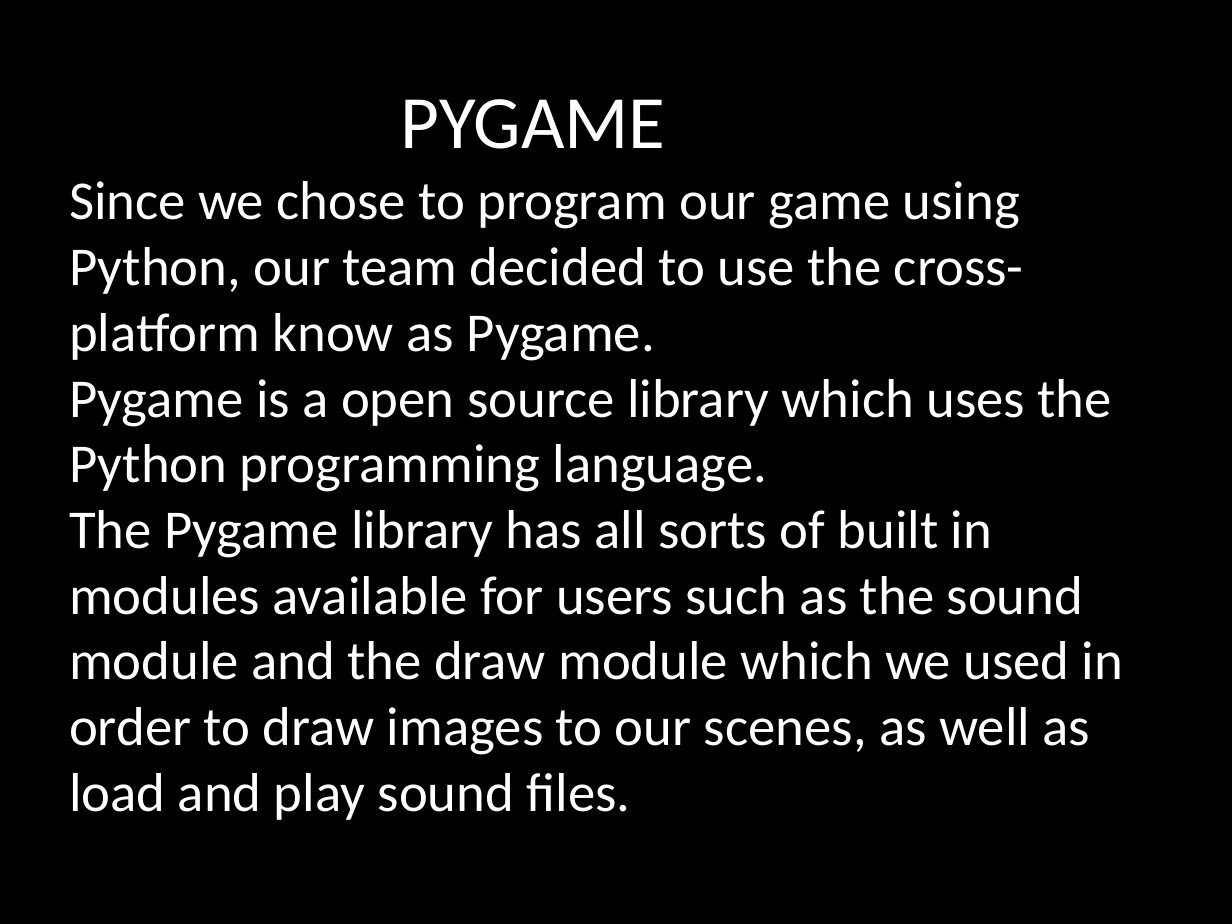
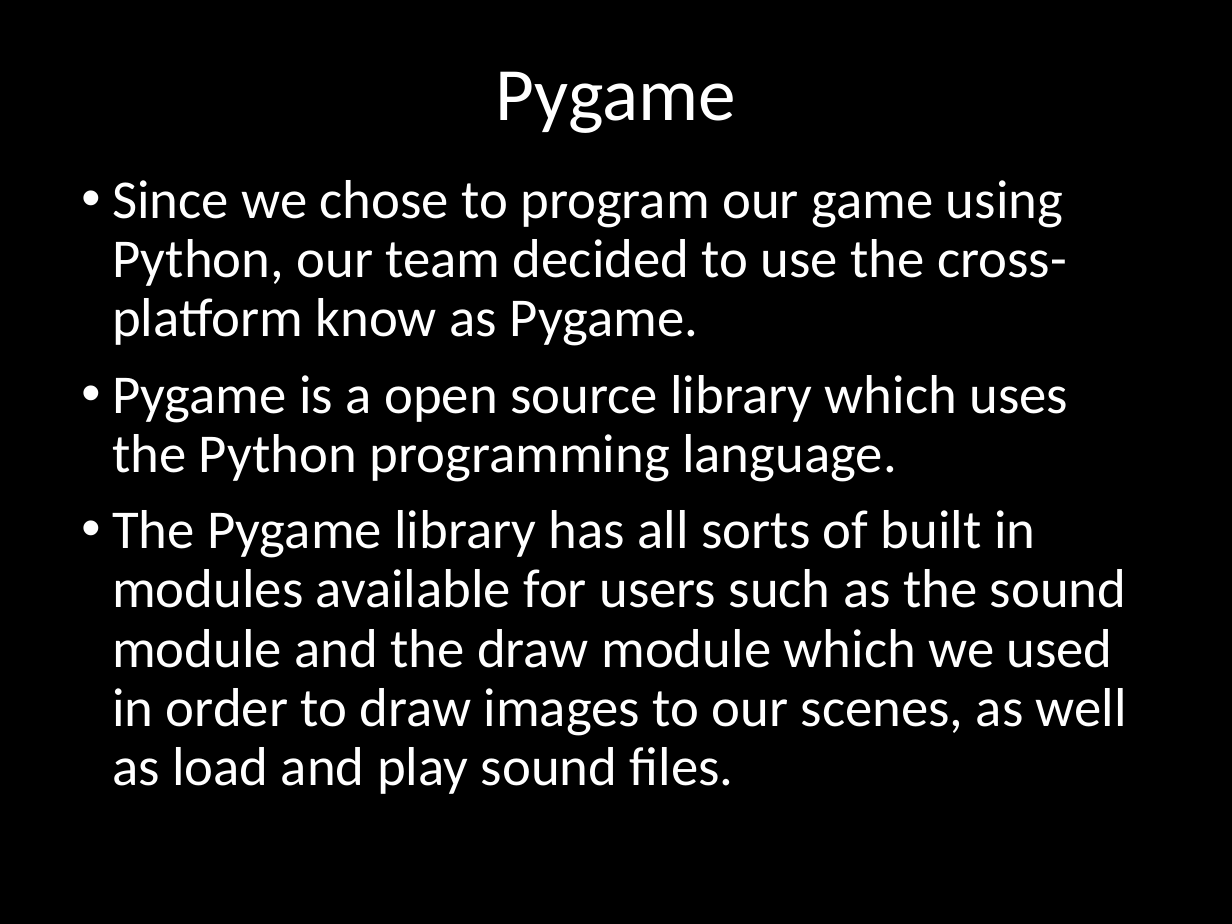
Before and after one commit to terrencepreilly/CPS410, a slide deck: slide 18 of final_presentation/Presentation.pptx (slide 19 before the commit). Drawn at 1232x924 pixels with LibreOffice and Linux fonts; fonts in the diff are those of the drawing; background and template pictures are left out. Boxes give left, top, right and bottom in pixels: in the first picture for what was removed or moved away, otherwise in the second. Text is boxed around its words. In the diff, an @@ line names an element or a change of style, - is before the commit and + after.

Commit message:
Readded presentation which didn't download for some reason.

```diff
--- a/final_presentation/Presentation.pptx
+++ b/final_presentation/Presentation.pptx
@@ text at <box>496,71,736,133</box>: text changed @@
-PYGAME
+Pygame
@@ text "Since we chose to program ..." at <box>112,180,1127,794</box>: bullet none to •; line spacing 1 to 0.9; more space between paragraphs @@
```
Also in this commit, not shown: 3 other slides changed, 3 slides added, 4 slides removed.
